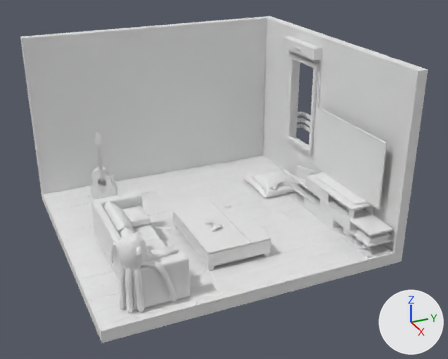
Renders of the glTF model static/assets/roomModal.glb from each side of a commit.
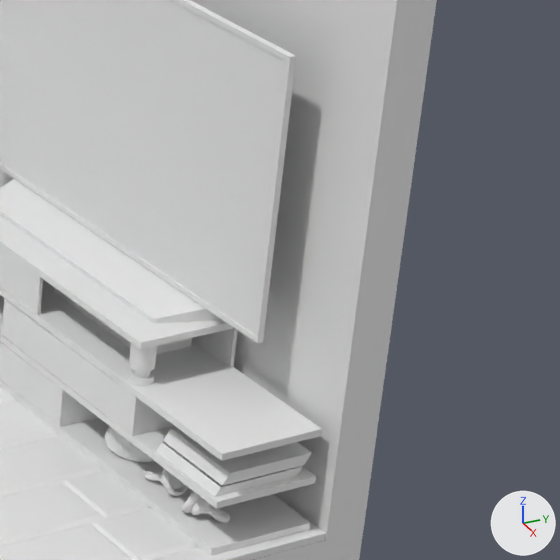
The first picture shows the older version from a 50 mm lens placed at (19.22, -7.62, 11.25), pointed at (0.69, 0.72, 1.99). The close-ups show both versions on the part from 71% to 100% of the width and 36% to 72% of the height of that picture; other places that the commit changed are outside them. The lights are fixed; the arrows at lower right show +X, +Y and +Z. Where no turn or scale is listed for an object, it has been applied to the vertices.
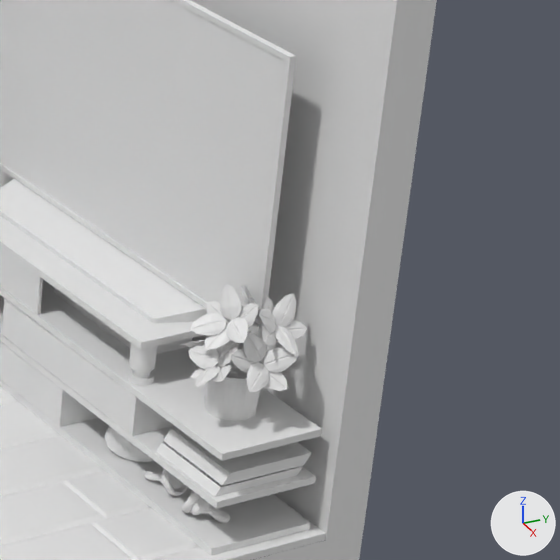
Boxes (x1, y1, x2, y2) around the edits, measured in the close-ups (560 x 560 px):
'Circle.115', added: after (180, 284, 307, 392)
'pot.007', added: after (204, 375, 260, 421)

The change in detail:
Mesh me_circle_002 is new.
It has 1680 vertices, 2304 faces and spans x -0.278..0.581, y -0.717..0.221, z -0.385..0.387.
Mesh me_cylinder_066 is new.
It has 32 vertices, 30 faces and spans x -0.178..0.178, y -0.178..0.178, z 0.106.
Mesh me_cylinder_065 is new.
It has 160 vertices, 256 faces and spans x -0.226..0.226, y -0.226..0.226, z -0.193..0.193.
Object 'Circle.115' (ob_circle_115) is new; it shows me_circle_002.
Its location is (4.255, 4.791, 1.826).
Object 'pot.008' (ob_pot_008) is new; it shows me_cylinder_066.
Its location is (4.341, 4.578, 1.303).
Object 'pot.007' (ob_pot_007) is new; it shows me_cylinder_065.
Its location is (4.341, 4.578, 1.303).
